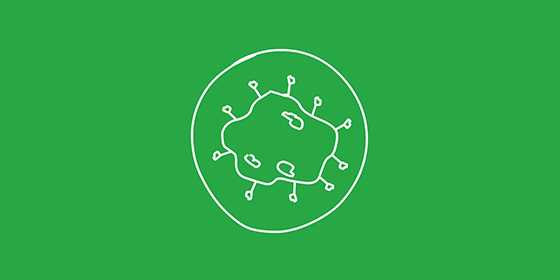
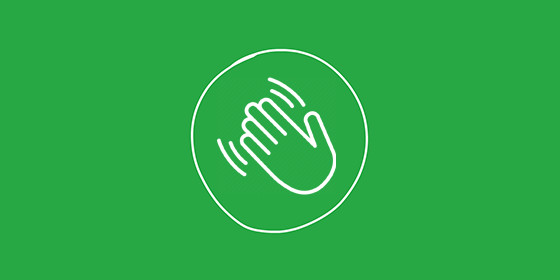
Layer changes from the first 560 x 280 image to the second:
added layer "Layer 7" above "Layer 5" over [217, 76, 336, 196]
added layer "Layer 4" above "Screenshot 2021-04-15 at 21.10.42" over [211, 73, 353, 204]
